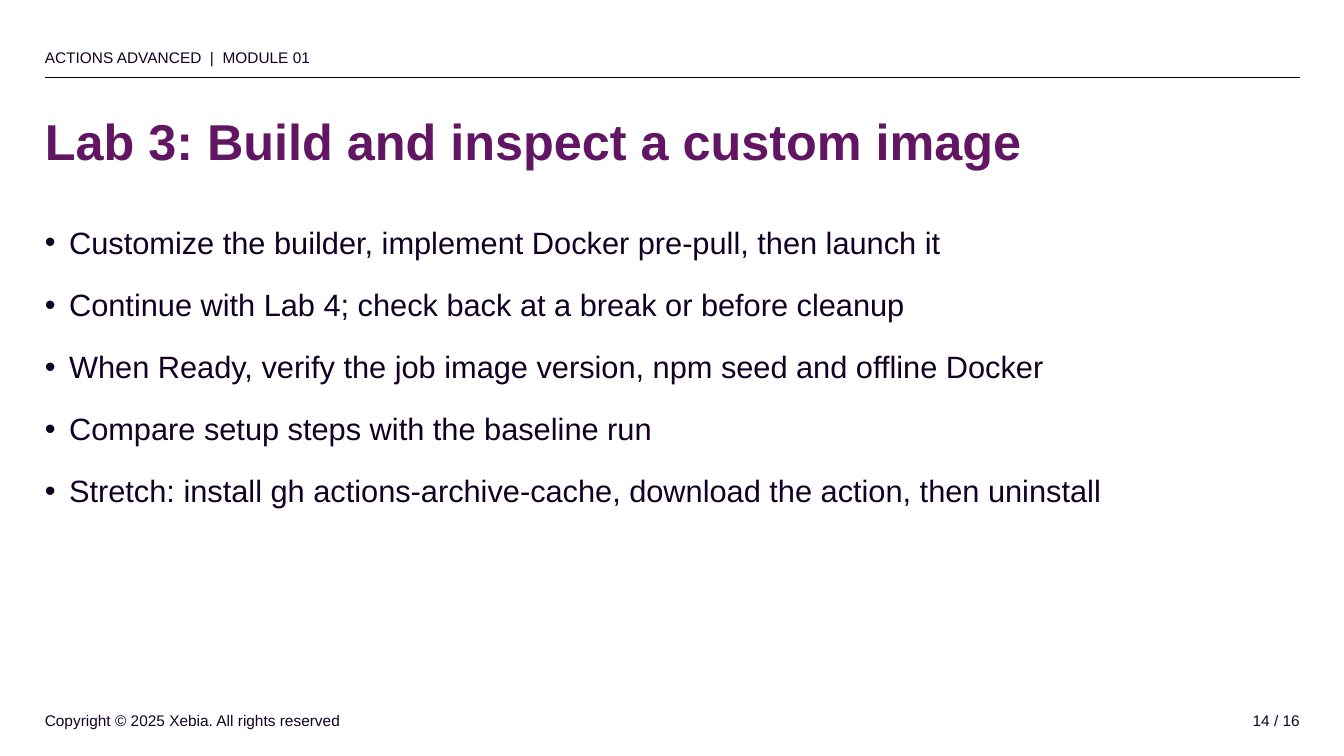
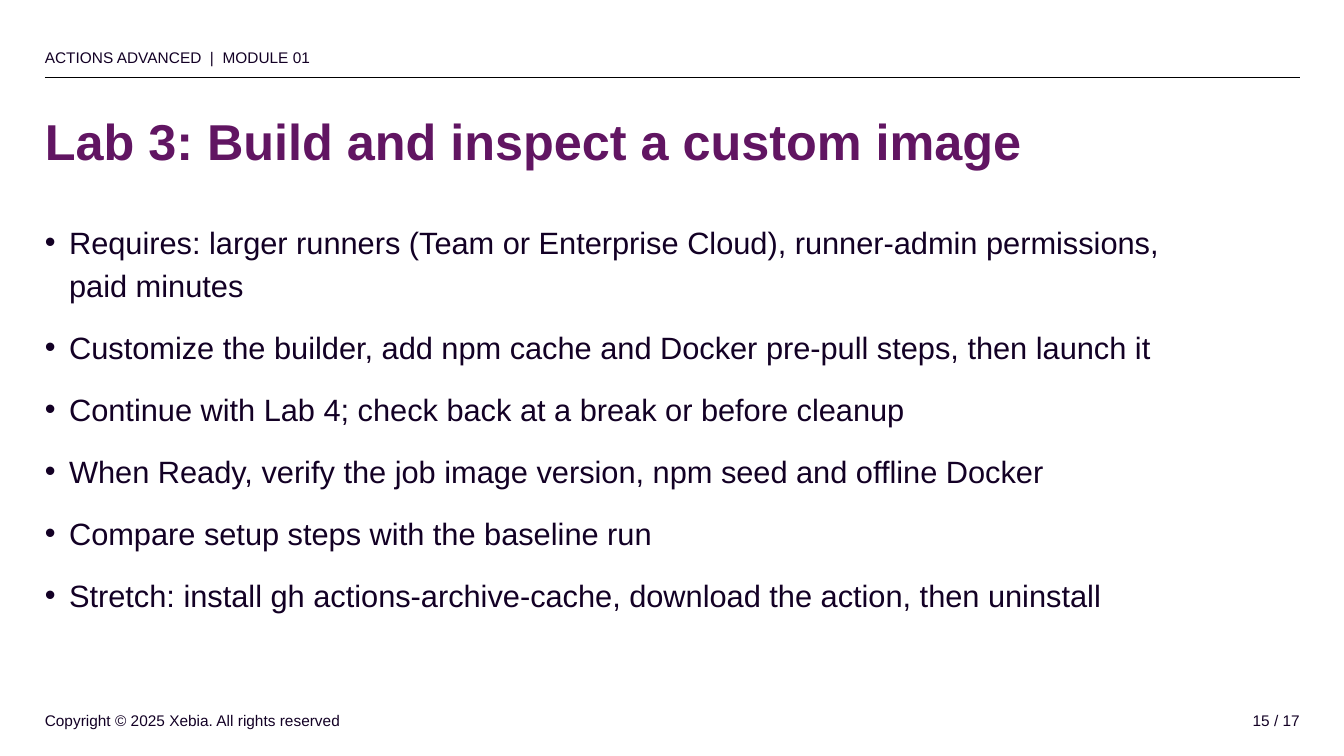
Before and after one commit to rajbos/github-actions-advanced-v3, a slide deck: slide 15 of slides/powerpoint/01-caching.pptx (slide 14 before the commit). Drawn at 1344x756 pixels with LibreOffice and Linux fonts; fonts in the diff are those of the drawing; background and template pictures are left out. Boxes give left, top, right and bottom in pixels: in the first picture for what was removed or moved away, otherwise in the second. Text is boxed around its words. In the diff, an @@ line names an element or a change of style, - is before the commit and + after.

```diff
--- a/slides/powerpoint/01-caching.pptx
+++ b/slides/powerpoint/01-caching.pptx
@@ text at (69, 231, 1159, 364): text changed @@
-• Customize the builder, implement Docker pre-pull, then launch it
+• Requires: larger runners (Team or Enterprise Cloud), runner-admin permissions, paid minutes
+• Customize the builder, add npm cache and Docker pre-pull steps, then launch it
@@ text at (1253, 715, 1300, 726): text changed @@
-14 / 16
+15 / 17
```
Also in this commit, not shown: 15 other slides changed, 1 slide added, 41 other files.
